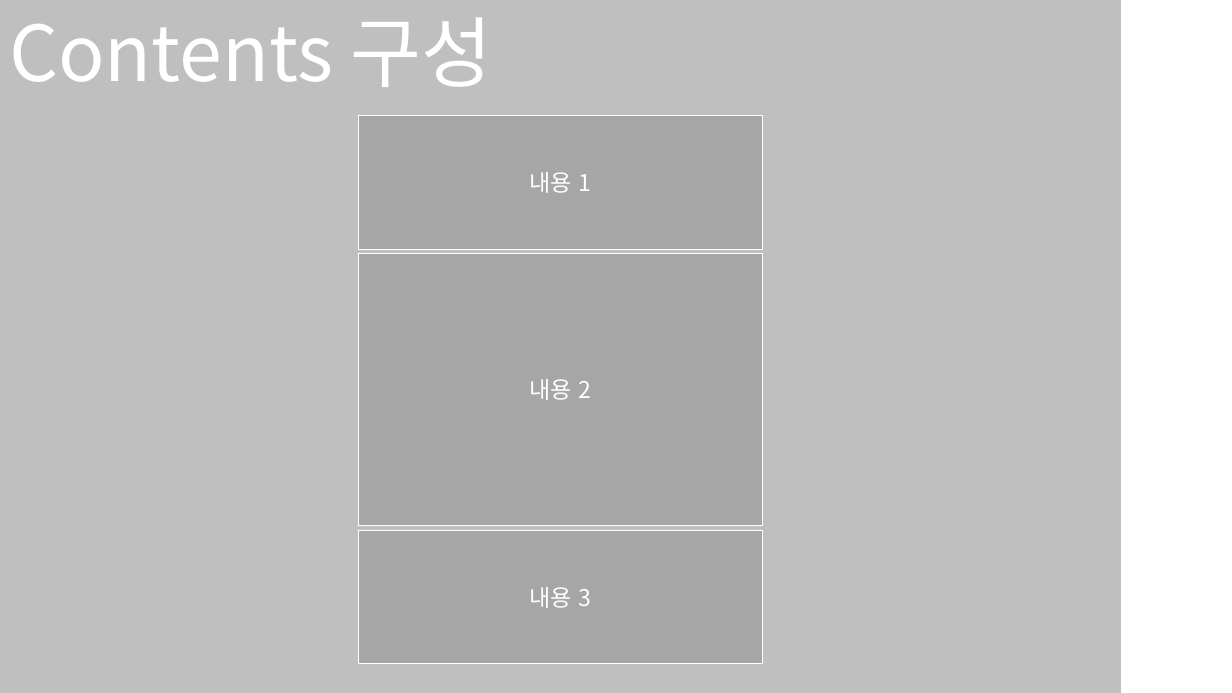
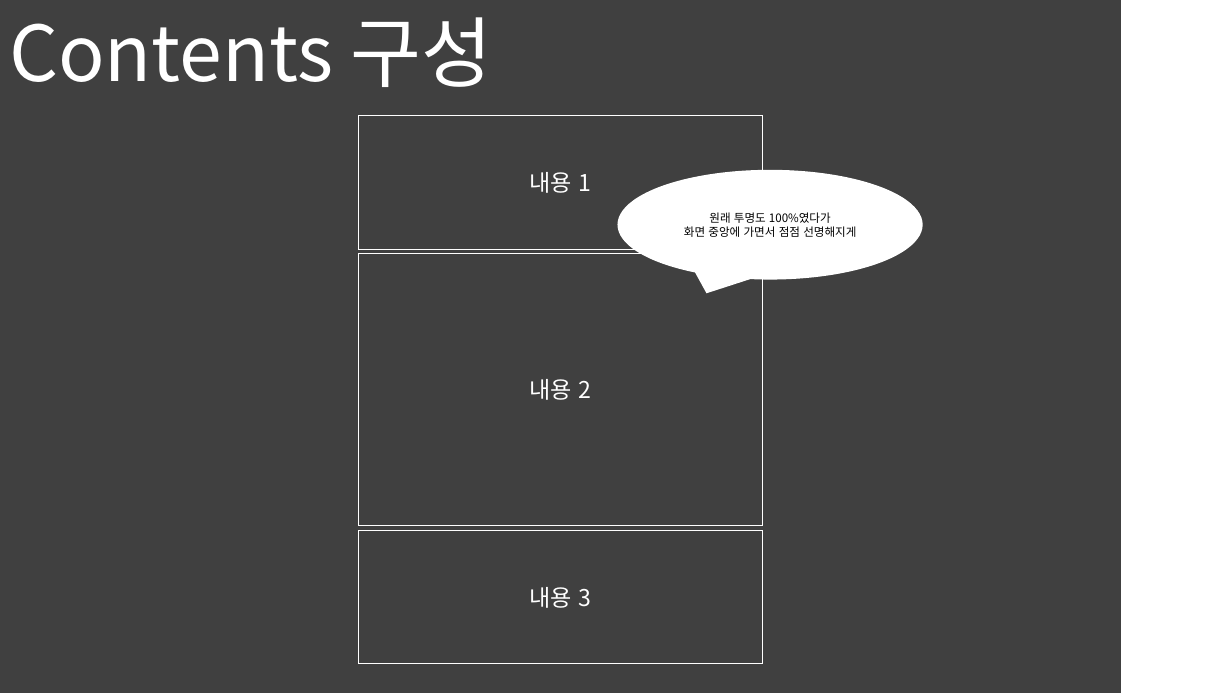
Before and after one commit to KTW-WTF/DJ, a slide deck: slide 11 of 자기소개서.pptx (slide 7 before the commit). Drawn at 1232x693 pixels with LibreOffice and Linux fonts; fonts in the diff are those of the drawing. Boxes give left, top, right and bottom in pixels: in the first picture for what was removed or moved away, otherwise in the second. Text is boxed around its words. In the diff, an @@ line names an element or a change of style, - is before the commit and + after.

```diff
--- a/자기소개서.pptx
+++ b/자기소개서.pptx
@@ rectangle at bbox=[0, 0, 1121, 693]: fill #BFBFBF to #404040 @@
@@ speech bubble added at bbox=[617, 170, 922, 280], fill #FFFFFF, 9 pt, text #000000 @@
+원래 투명도 100%였다가
+화면 중앙에 가면서 점점 선명해지게
@@ fill #A6A6A6 to #404040 in 3 elements at bbox=[359, 116, 762, 250], bbox=[359, 531, 762, 665], bbox=[359, 254, 762, 526] @@
```
Also in this commit, not shown: 10 other slides changed, 4 slides added, 9 other files.
